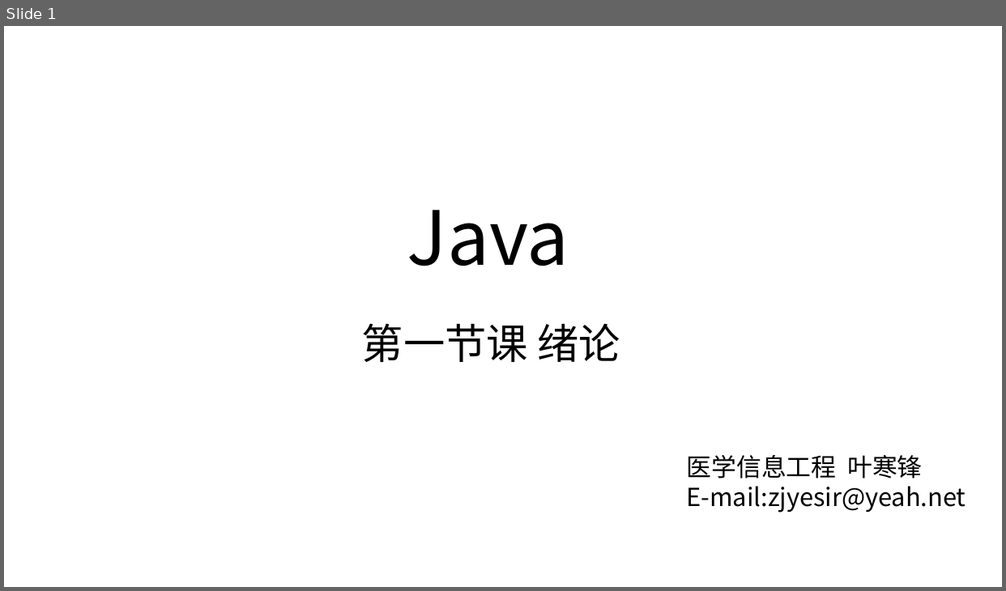
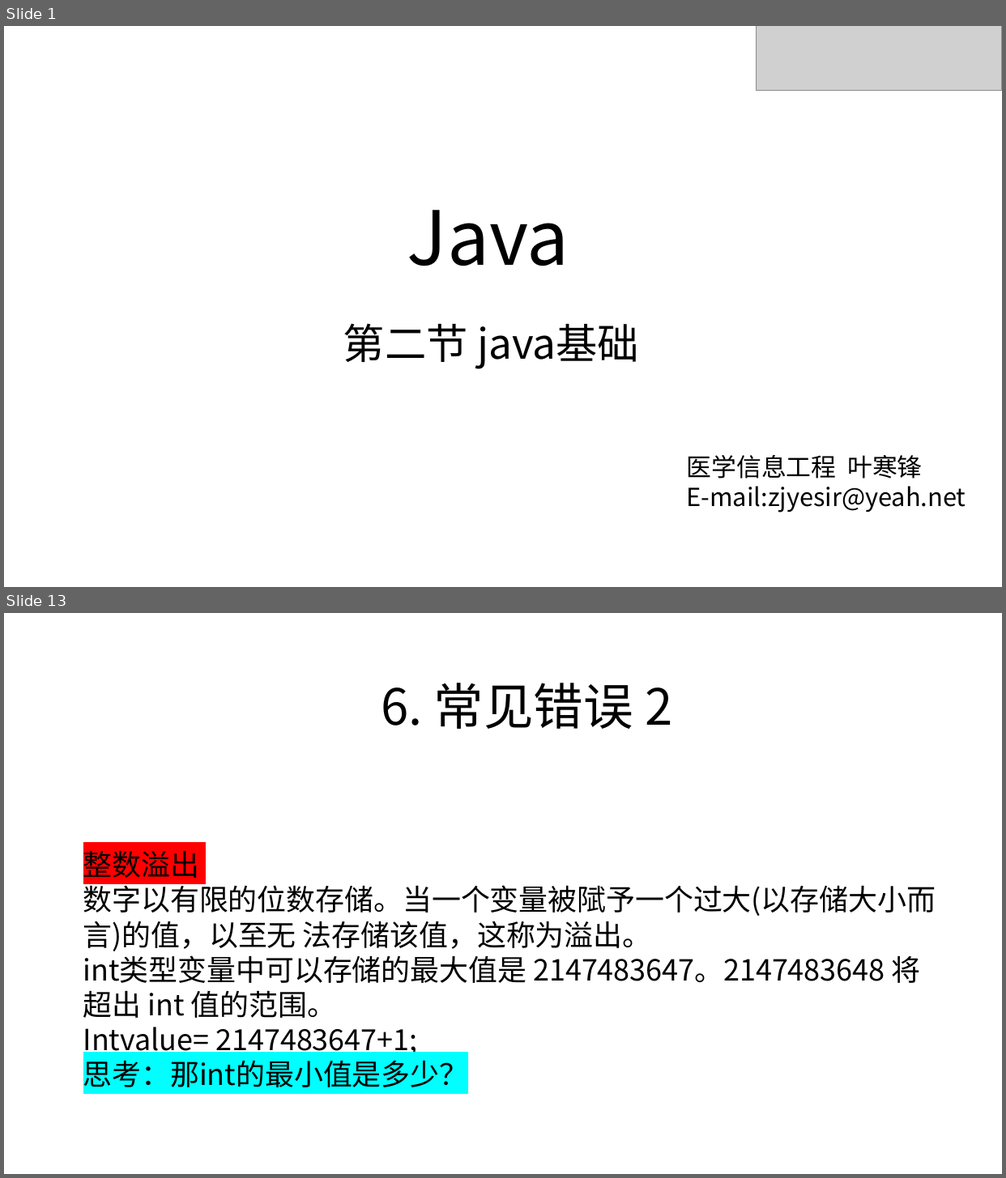
Before and after one commit to zjyesir/hmc_java_1, a slide deck: ppt/2_java基础.pptx. Shown one above the other, each under a label of ours: slide 1 before the commit, slides 1 and 13 after it; the slides between them are not shown. The pictures are 1006x591 and 1006x1178 pixels, drawn with LibreOffice and Linux fonts; fonts in the diff are those of the drawing; grey boxes stand for pictures; background and template pictures are left out. Boxes give left, top, right and bottom in pixels: in the first picture for what was removed or moved away, otherwise in the second. Text is boxed around its words. In the diff, an @@ line names an element or a change of style, - is before the commit and + after.

Commit message:
1 概论 + 2.java基础

```diff
--- a/ppt/2_java基础.pptx
+++ b/ppt/2_java基础.pptx
@@ slide 13 added at [4,613,1002,1174], background picture (left out) @@
@@ text added at [381,683,672,729], 48 pt, text #000000 @@
+6. 常见错误 2
@@ text added at [83,850,936,1093], 28 pt, text #000000 @@
+整数溢出
+数字以有限的位数存储。当一个变量被陚予一个过大(以存储大小而言)的值，以至无 法存储该值，这称为溢出。
+int类型变量中可以存储的最大值是 2147483647。2147483648 将超出 int 值的范围。
+Intvalue= 2147483647+1;
+思考：那int的最小值是多少？
@@ slide 1 changed as well @@
@@ picture added at [756,26,1002,90] @@
@@ text at [343,323,639,369]: text changed @@
-第一节课 绪论
+第二节 java基础
```
Also in this commit, not shown: 1 other slide changed, 12 other slides added, 14 slides removed, 19 other files.
